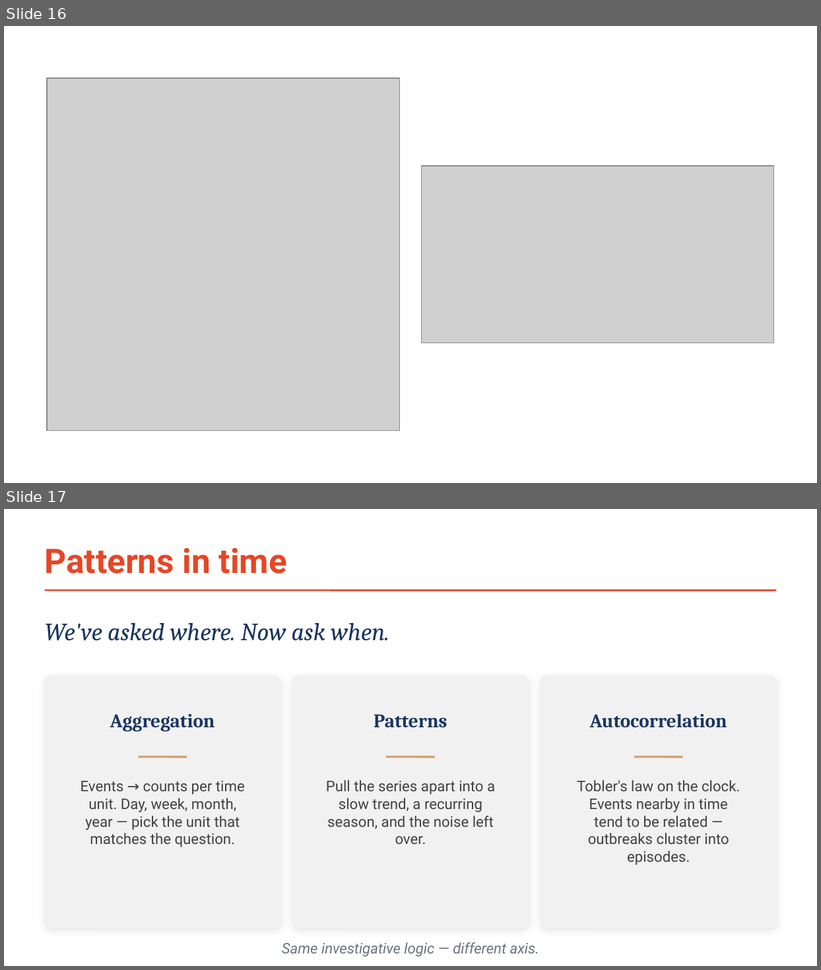
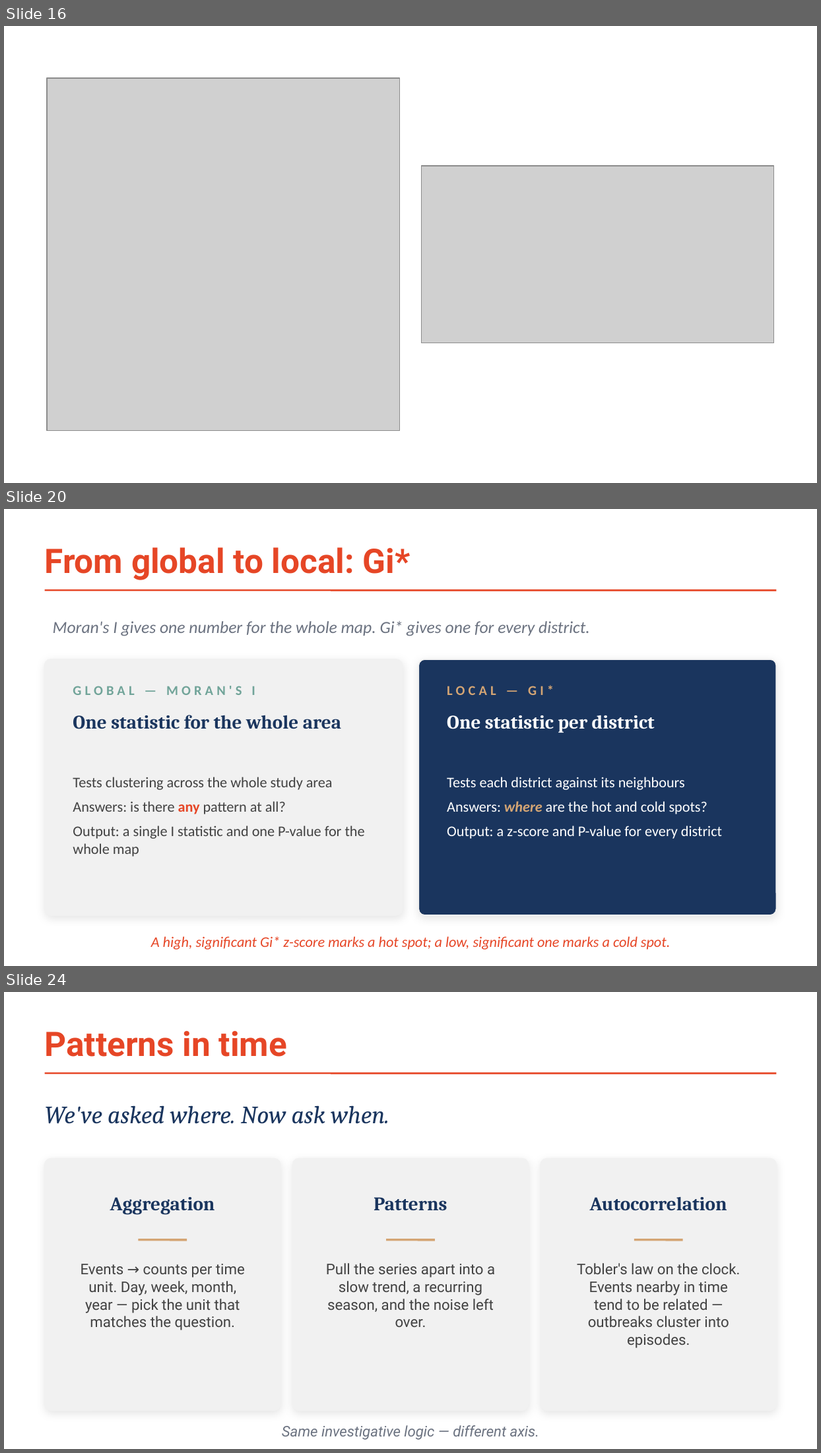
Before and after one commit to RabiesResearch/PH_workshop, a slide deck: part1/ST_Tutorial_Phils2026.pptx. Shown one above the other, each under a label of ours: slides 16 and 17 before the commit, slides 16, 20 and 24 after it; the slides between them are not shown. The pictures are 821x970 and 821x1453 pixels, drawn with LibreOffice and Linux fonts; fonts in the diff are those of the drawing; grey boxes stand for pictures. Boxes give left, top, right and bottom in pixels: in the first picture for what was removed or moved away, otherwise in the second. Text is boxed around its words. In the diff, an @@ line names an element or a change of style, - is before the commit and + after.

```diff
--- a/part1/ST_Tutorial_Phils2026.pptx
+++ b/part1/ST_Tutorial_Phils2026.pptx
@@ slide 20 added at (4,509,817,966), background #FFFFFF @@
@@ text added at (45,547,411,580), 30 pt, text #E64626, bold @@
+From global to local: Gi*
@@ line added from (45, 590) to (776, 590), #E64626 1.5 pt @@
@@ text added at (53,621,590,636), 15 pt, text #6B7280, italic @@
+Moran's I gives one number for the whole map. Gi* gives one for every district.
@@ rounded rectangle added at (45,659,403,916), fill #F1F1F1, outline #F1F1F1 1 pt @@
@@ rounded rectangle added at (418,659,776,916), fill #1A355E, outline #F1F1F1 1 pt @@
@@ text added at (73,686,255,695), 12 pt, text #71A499, bold @@
+GLOBAL — MORAN'S I
@@ text added at (447,685,554,695), 12 pt, text #D4A574, bold @@
+LOCAL — GI*
@@ text added at (73,715,341,729), 17 pt, text #1A355E, bold @@
+One statistic for the whole area
@@ text added at (447,716,655,733), 17 pt, text #FFFFFF, bold @@
+One statistic per district
@@ text added at (73,777,365,857), 13 pt, text #424242 @@
+Tests clustering across the whole study area
+Answers: is there any pattern at all?
+Output: a single I statistic and one P-value for the whole map
@@ text added at (447,777,722,839), 13 pt, text #FFFFFF @@
+Tests each district against its neighbours
+Answers: where are the hot and cold spots?
+Output: a z-score and P-value for every district
@@ text added at (151,937,670,950), 13 pt, text #E64626, italic @@
+A high, significant Gi* z-score marks a hot spot; a low, significant one marks a cold spot.
@@ what was slide 17 is now slide 24 @@
```
Also in this commit, not shown: 3 slides changed, 6 other slides added, 4 other files.
